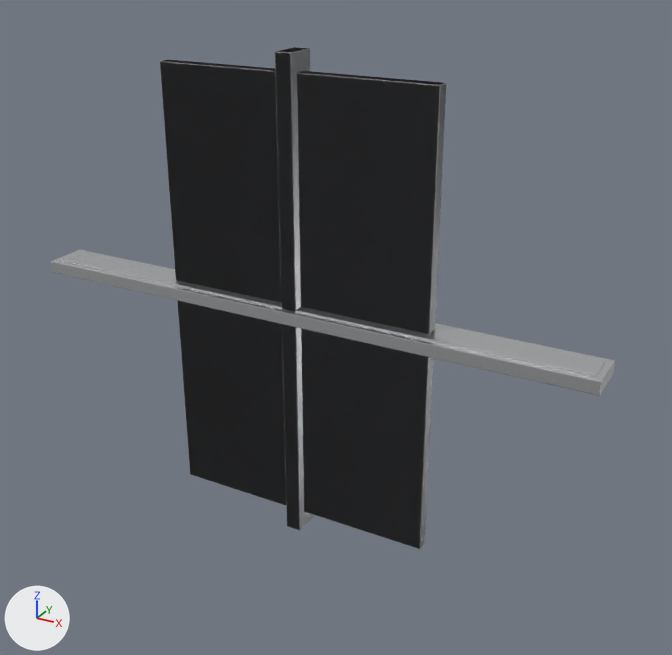
One commit to the glTF model public/models/authoring/window-sliding-1800x1500.glb: the scene before it, then after it.
The view is the same before and after, from a 50 mm lens placed at (1.34, -2.19, 1.07), pointed at (0.11, 0.05, -0.05). The axes (+X, +Y, +Z) are drawn at lower left. The lights are the same throughout. The first picture is the older version. Where no turn or scale is listed for an object, it has been applied to the vertices. Vertices at exactly the same position are counted once.

In view in the first picture: 'Head.006', 'JambL.006', 'Sash_1', 'Sill.003' and 1 more.
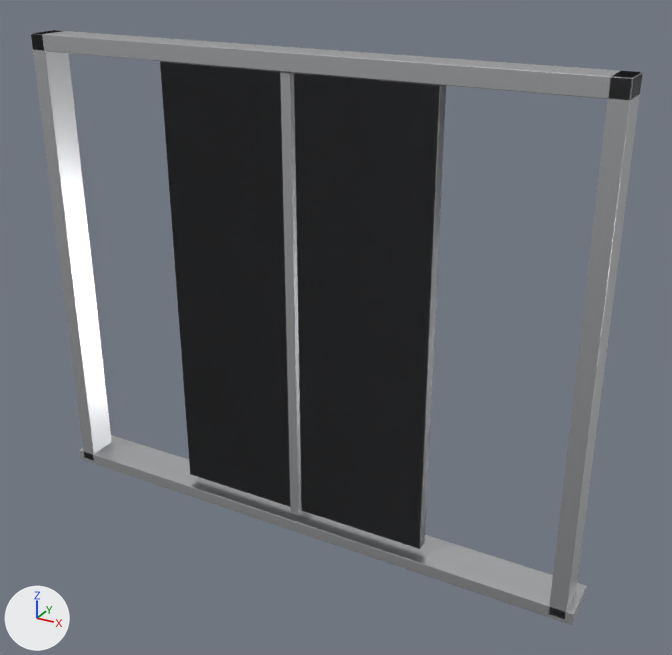
What differs and where, as boxes [x1, y1, x2, y2] in the pictures (672 x 655 px):
'Sill.003', moved
    before: [51, 250, 615, 396]
    after: [79, 435, 586, 625]
'JambL.006', moved
    before: [275, 47, 314, 530]
    after: [31, 30, 112, 460]
'Head.006', moved
    before: [59, 251, 606, 377]
    after: [31, 30, 643, 100]
'JambR.006', moved (not visible before)
    after: [549, 71, 642, 618]
'MeetingRail', unchanged, uncovered by the edit
    after: [280, 72, 302, 514]

What changed in the scene script:
```text
Change me_head_015:
    used by ob_head_006; location = (0.0, 0.0, 0.0)
    remove me_head_015.from_pydata(...)  # 56 vertices, 108 faces; spans x -0.9..0.9, y -0.05..0.05, z -0.03..0.03
    add me_head_015.from_pydata(...)  # 56 vertices, 108 faces; spans x -0.9..0.9, y -0.05..0.05, z 0.7..0.75
    me_head_015 part 1: the whole mesh is moved by (0.0, 0.0, 0.73)
Change me_jambl_015:
    used by ob_jambl_006; location = (0.0, 0.0, 0.0)
    remove me_jambl_015.from_pydata(...)  # 56 vertices, 108 faces; spans x -0.03..0.03, y -0.05..0.05, z -0.75..0.75
    add me_jambl_015.from_pydata(...)  # 56 vertices, 108 faces; spans x -0.9..-0.85, y -0.05..0.05, z -0.75..0.75
    me_jambl_015 part 2: the whole mesh is moved by (-0.88, 0.0, 0.0)
Change me_jambr_015:
    used by ob_jambr_006; location = (0.0, 0.0, 0.0)
    remove me_jambr_015.from_pydata(...)  # 56 vertices, 108 faces; spans x -0.03..0.03, y -0.05..0.05, z -0.75..0.75
    add me_jambr_015.from_pydata(...)  # 56 vertices, 108 faces; spans x 0.85..0.9, y -0.05..0.05, z -0.75..0.75
    me_jambr_015 part 3: the whole mesh is moved by (0.88, 0.0, 0.0)
Change me_sill_009:
    used by ob_sill_003; location = (0.0, 0.0, 0.0)
    remove me_sill_009.from_pydata(...)  # 56 vertices, 108 faces; spans x -0.92..0.92, y -0.07..0.07, z -0.02..0.02
    add me_sill_009.from_pydata(...)  # 56 vertices, 108 faces; spans x -0.92..0.92, y -0.05..0.09, z -0.76..-0.72
    me_sill_009 part 4: the whole mesh is moved by (0.0, 0.02, -0.74)
```
